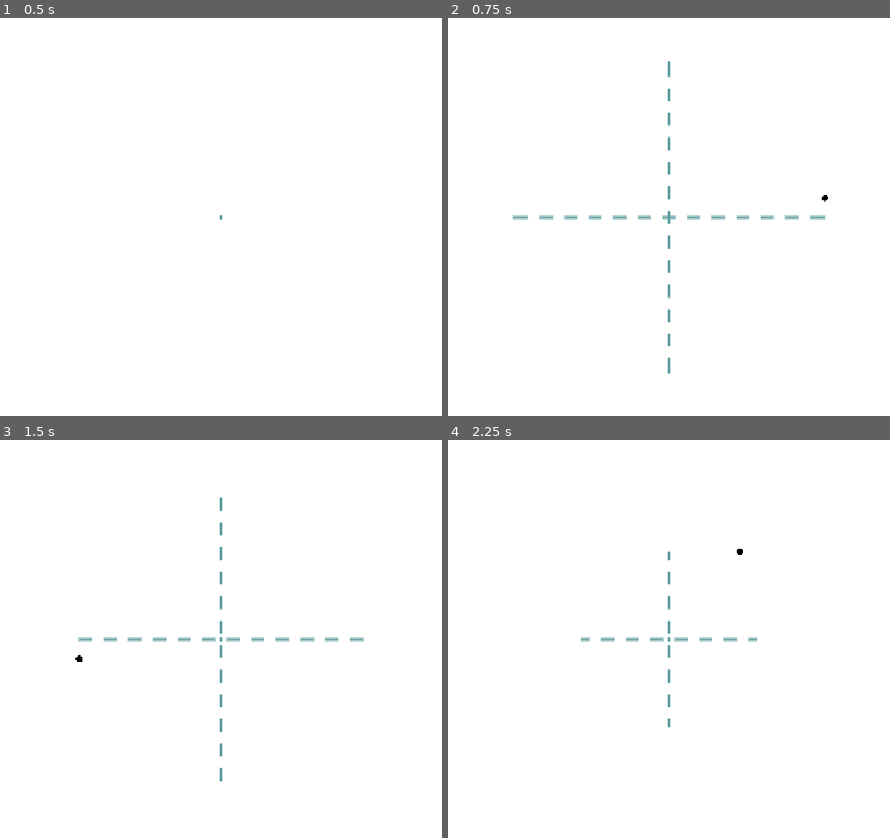
Above: before the commit, frames 1-4 (two rows, left to right).
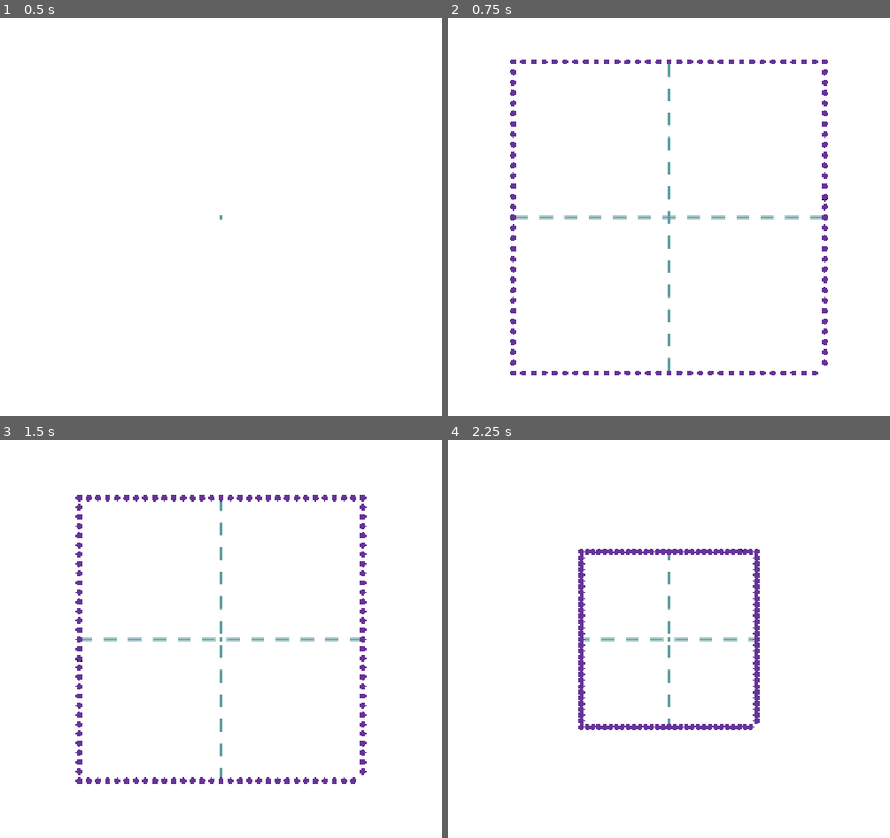
Above: after the commit, the same moments.

Repository: FennecKii/perfect-square
Game: Godot game, scene res://whiteboard.tscn
Two runs of this game, one before a commit and one after it. Both use one fixed random seed, a clock stepped at 60 frames per second and the inputs below. The project has no main scene, so this scene is started directly.
Inputs (mouse positions are in pixels of both pictures, inside the frame that each line leads up to):
- Up to frame 1 (0.5 s): no input
- Up to frame 2 (0.75 s): tap Enter at 0.5 s; move the mouse to (823, 197) at 0.52 s; click (823, 197) at 0.67 s
- Up to frame 3 (1.5 s): tap Space at 1.25 s; move the mouse to (79, 658) at 1.27 s; click (79, 658) at 1.42 s
- Up to frame 4 (2.25 s): tap Enter at 2 s; move the mouse to (739, 551) at 2.02 s; click (739, 551) at 2.17 s

Frame 1 is identical in both runs. In frame 2, 1.8% of the frame differs, in the area x 14-86%, y 10-90%; in frame 3, 2.1%, in the area x 17-83%, y 13-87%; in frame 4, 2.0%.

Commit message:
similarity function and scoring
- Similarity Function
- Pretrace point array

Diff:
--- a/whiteboard.gd
+++ b/whiteboard.gd
@@ -1,16 +1,19 @@
 extends Node2D
 
+@export var distance_curve: Curve
+
 var drawing: bool = false
-var point_spacing: float = 20
+var point_spacing: float = 5
 var point_position: PackedVector2Array = []
 var point_check: PackedVector2Array = []
+var pretrace_pos_array: Array[Vector2] = []
+var similarity_score: float
 
 @onready
 var half_screen_rect = get_viewport_rect().size / 2
 
 func _ready():
 	queue_redraw()
-
 
 func _input(event):
 	handle_drawing(event)
@@ -24,19 +27,25 @@
 		drawing = event.is_pressed()
 		point_position.append(curr_position)
 		point_check.append(curr_position)
+		pretrace_pos_array = get_pretrace_array(compute_pretrace_square(point_position[0]), 30)
+		similarity_score = 100
 		queue_redraw()
 
 	if event is InputEventMouseMotion and drawing:
 		if vec_len(curr_position.x - point_check[len(point_check) - 1].x, curr_position.y - point_check[len(point_check) - 1].y) >= point_spacing:
 			point_check.append(curr_position)
+			print(event.position)
+			print(curr_position)
+			similarity_score = compute_similarity(point_check, pretrace_pos_array, similarity_score)
 		point_position.append(curr_position)
 		queue_redraw()
 
 	if not drawing:
 		point_position = []
 		point_check = []
+		pretrace_pos_array = []
+		similarity_score = 0
 		queue_redraw()
-
 
 func _draw():
 	handle_outline()
@@ -49,12 +58,15 @@
 	else:
 		draw_polyline(point_position, Color.BLACK, 5, true)
 
+	if len(pretrace_pos_array) > 1:
+		for point in pretrace_pos_array:
+			draw_circle(point, 5, Color.REBECCA_PURPLE, true)
+
 func handle_outline():
 	draw_circle(Vector2(0, 0), 3, Color.CADET_BLUE)
 	if not point_position:
 		return
 	var dist_to_draw = min(half_screen_rect.y, compute_pretrace_square(point_position[0]).size.x / 2)
-
 	draw_dashed_line(Vector2(0, -dist_to_draw), Vector2(0, dist_to_draw), Color.CADET_BLUE, 3, 20, true, true)
 	draw_dashed_line(Vector2(-dist_to_draw, 0), Vector2(dist_to_draw, 0), Color.CADET_BLUE, 3, 20, true, true)
 
@@ -63,7 +75,50 @@
 
 func compute_pretrace_square(init_pos: Vector2) -> Rect2:
 	var perfect_square: Rect2
-	var square_len: float = 2 * max(abs(init_pos.x), abs(init_pos.y))
+	var square_len: float = 2 * min(max(abs(init_pos.x), abs(init_pos.y)), half_screen_rect.y)
 	perfect_square.position = Vector2(-square_len / 2, -square_len / 2)
 	perfect_square.size = Vector2(square_len, square_len)
 	return perfect_square
+
+func get_pretrace_array(pretrace_square: Rect2, size: int):
+	var pretrace_pos_array: Array[Vector2]
+	var pretrace_vertex_pos: Array[Vector2] = [
+		pretrace_square.position,
+		Vector2(pretrace_square.position.x + pretrace_square.size.x, pretrace_square.position.y),
+		pretrace_square.end,
+		Vector2(pretrace_square.position.x, pretrace_square.position.y + pretrace_square.size.y),
+	]
+	var pos_discrim = (pretrace_square.size).x / size
+
+	for i in range(0, size):
+		pretrace_pos_array.append(Vector2(pretrace_vertex_pos[0].x + i*pos_discrim, pretrace_vertex_pos[0].y))
+		pretrace_pos_array.append(Vector2(pretrace_vertex_pos[3].x + i*pos_discrim, pretrace_vertex_pos[3].y))
+		pretrace_pos_array.append(Vector2(pretrace_vertex_pos[0].x, pretrace_vertex_pos[0].y + i*pos_discrim))
+		pretrace_pos_array.append(Vector2(pretrace_vertex_pos[1].x, pretrace_vertex_pos[1].y + i*pos_discrim))
+	return pretrace_pos_array
+
+func compute_similarity(point_check_array: Array[Vector2], pretrace_pos_array: Array[Vector2], past_accuracy: float):
+	var dorff_distance: Array[float] = []
+	var point_array_size: float = len(point_check_array)
+	var point_accuracy: float
+	var past_accuracy_weight: float
+	var point_accuracy_weight: float
+	var dorff_distance_vector: Vector2
+	for s in pretrace_pos_array:
+		dorff_distance_vector = point_check_array[point_array_size-1] - s
+		dorff_distance.append(vec_len(dorff_distance_vector.x , dorff_distance_vector.y))
+	point_accuracy = 100 * distance_curve.sample(dorff_distance.min())
+	if point_accuracy >= 80.0:
+		point_accuracy_weight = (point_array_size/(point_array_size-point_array_size/8))/point_array_size
+		past_accuracy_weight = 1 - point_accuracy_weight
+	elif 50.0 <= point_accuracy and point_accuracy <= 80.0:
+		point_accuracy_weight = (point_array_size/(point_array_size-point_array_size/7))/point_array_size
+		past_accuracy_weight = 1 - point_accuracy_weight
+	else:
+		point_accuracy_weight = (point_array_size/(point_array_size-point_array_size/6))/point_array_size
+		past_accuracy_weight = 1 - point_accuracy_weight
+	print("Array Size: ", point_array_size, ", Past Acc Array Weight: ", past_accuracy_weight, ", Point Acc Array Weight: ", point_accuracy_weight)
+	print("Past Acc: ", past_accuracy, ", Past Acc Weight Adjusted: ", (past_accuracy * past_accuracy_weight))
+	print("Min Dorff Distance: ", dorff_distance.min(), ", Point Acc: ", point_accuracy, ", Point Acc Weight Agjusted: ", (point_accuracy * point_accuracy_weight))
+	print("New Similarity: ", (past_accuracy * past_accuracy_weight) + (point_accuracy * point_accuracy_weight))
+	return (past_accuracy * past_accuracy_weight) + (point_accuracy * point_accuracy_weight)
